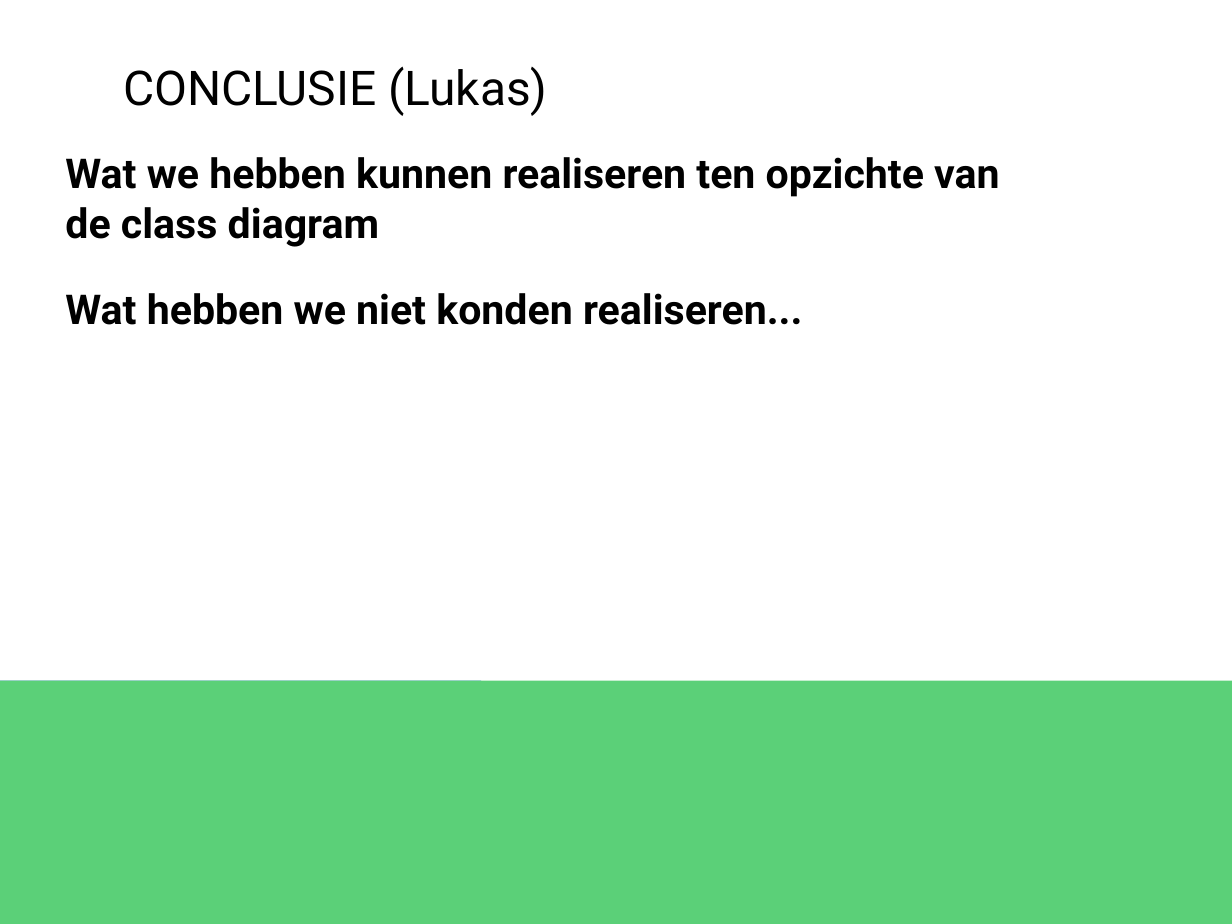
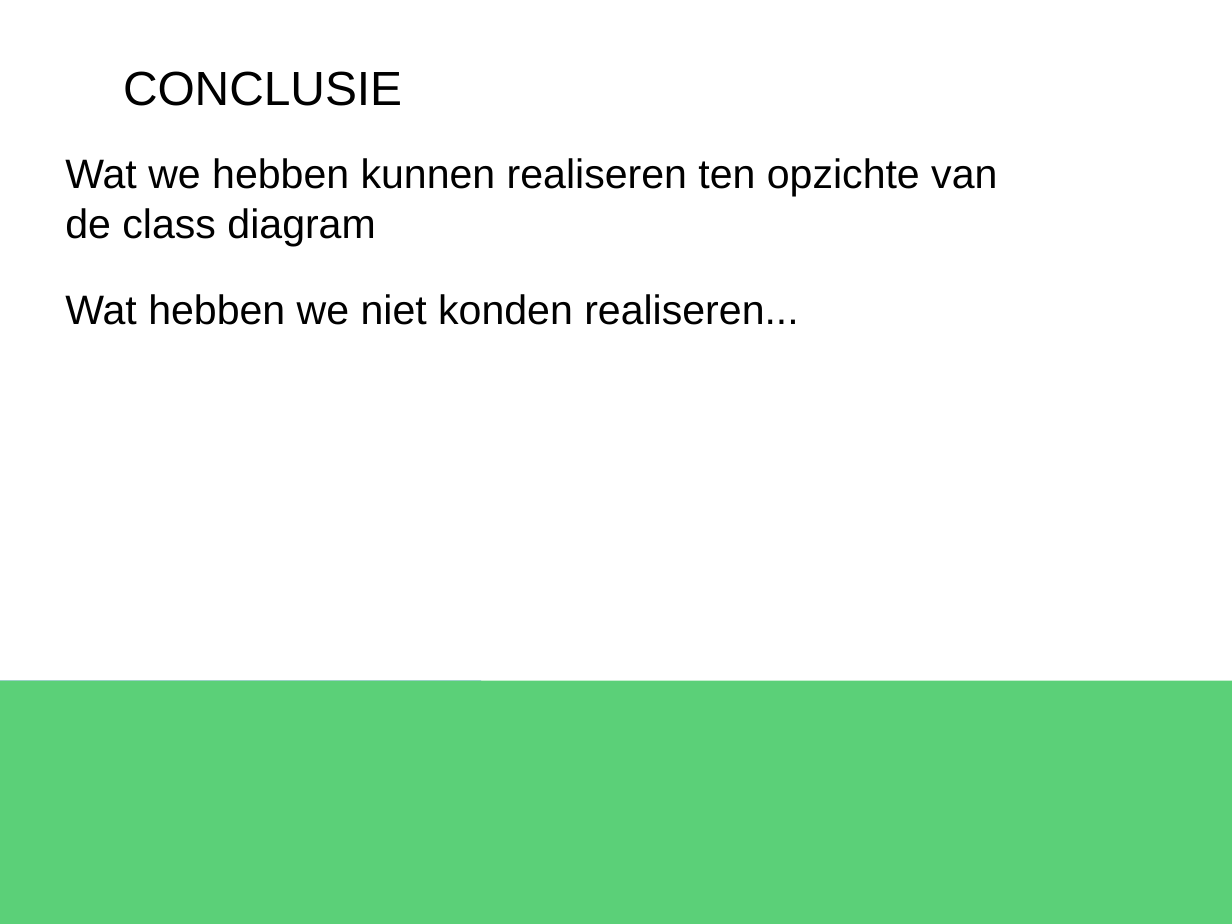
Before and after one commit to Dinilson/XNARaceGame, a slide deck: slide 7 of PRESENTATIE racegame project.pptx. Drawn at 1232x924 pixels with LibreOffice and Linux fonts; fonts in the diff are those of the drawing. Boxes give left, top, right and bottom in pixels: in the first picture for what was removed or moved away, otherwise in the second. Text is boxed around its words. In the diff, an @@ line names an element or a change of style, - is before the commit and + after.

```diff
--- a/PRESENTATIE racegame project.pptx
+++ b/PRESENTATIE racegame project.pptx
@@ text at [123, 71, 402, 106]: text changed; font Roboto to Arial @@
-CONCLUSIE (Lukas)
+CONCLUSIE
@@ text "Wat we hebben kunnen realiseren ..." at [65, 158, 997, 325]: font Roboto to Arial, bold off @@
```
Also in this commit, not shown: 6 other slides changed.
